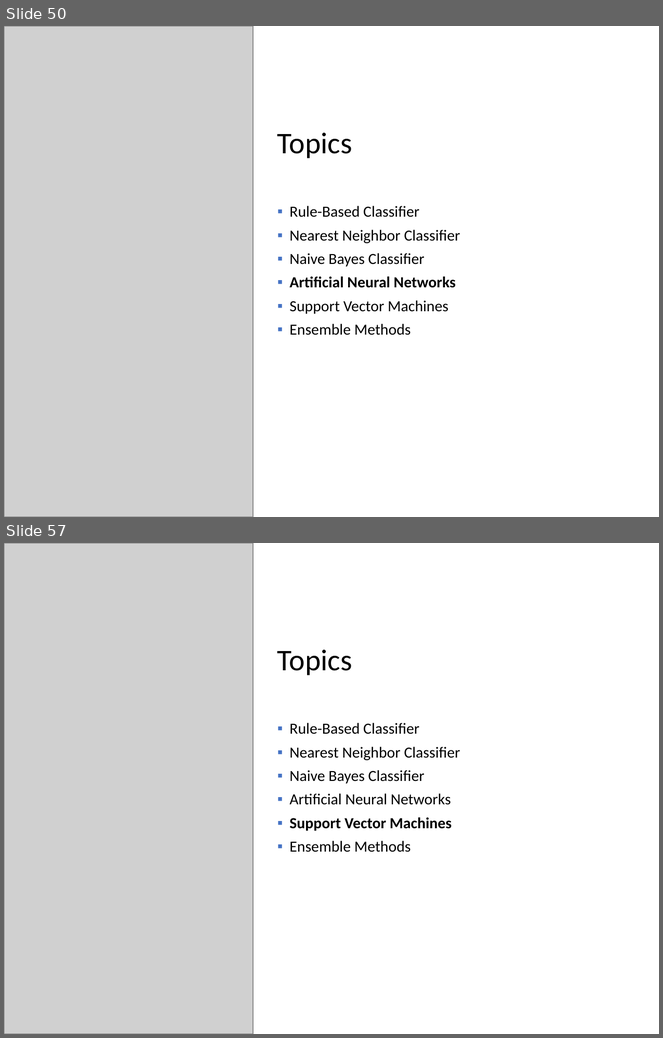
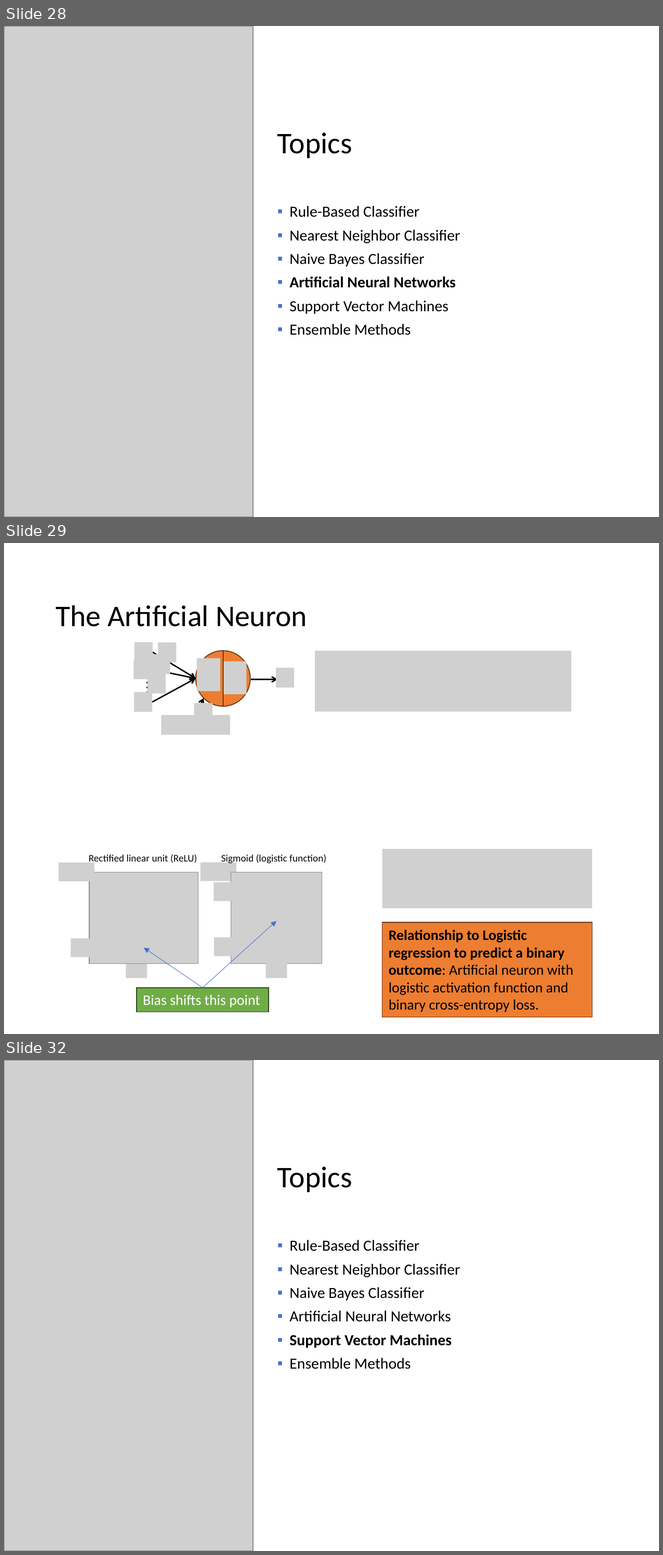
Before and after one commit to mhahsler/Introduction_to_Data_Mining_R_Examples, a slide deck: slides/chap4_alternative_classification.pptx. Shown one above the other, each under a label of ours: slides 50 and 57 before the commit, slides 28, 29 and 32 after it; the slides between them are not shown. The pictures are 663x1038 and 663x1555 pixels, drawn with LibreOffice and Linux fonts; fonts in the diff are those of the drawing; grey boxes stand for pictures. Boxes give left, top, right and bottom in pixels: in the first picture for what was removed or moved away, otherwise in the second. Text is boxed around its words. In the diff, an @@ line names an element or a change of style, - is before the commit and + after.

```diff
--- a/slides/chap4_alternative_classification.pptx
+++ b/slides/chap4_alternative_classification.pptx
@@ slide 29 added at [4, 543, 659, 1034], background #FFFFFF @@
@@ title added at [55, 605, 307, 627], 33 pt, text #000000 @@
+The Artificial Neuron
@@ picture added at [315, 651, 572, 712] @@
@@ group added at [133, 643, 294, 735]: 9 pictures, 4 arrows, 1 ellipse, 1 line, 1 text @@
+…
@@ picture added at [148, 674, 166, 694] @@
@@ arrow added from (152, 702) to (196, 679), #000000 1.5 pt @@
@@ picture added at [135, 692, 153, 712] @@
@@ picture added at [383, 849, 592, 909] @@
@@ group added at [201, 854, 326, 979]: 5 pictures, 1 text @@
+Sigmoid (logistic function)
@@ arrow added from (203, 988) to (276, 921), #4472C4 0.5 pt @@
@@ rectangle added at [382, 923, 592, 1018], fill #ED7D31, outline #683715 1 pt, 16 pt, text #000000 @@
+Relationship to Logistic regression to predict a binary outcome: Artificial neuron with logistic activation function and binary cross-entropy loss.
@@ group added at [59, 854, 198, 979]: 4 pictures, 1 text @@
+Rectified linear unit (ReLU)
@@ arrow added from (203, 988) to (143, 948), #4472C4 0.5 pt @@
@@ rectangle added at [137, 988, 269, 1012], fill #70AD47, outline #314C1F 1 pt, 16 pt, text #FFFFFF @@
+Bias shifts this point
@@ what was slide 50 is now slide 28 @@
@@ what was slide 57 is now slide 32 @@
```
Also in this commit, not shown: 5 slides changed, 26 slides removed, 1 other file.
